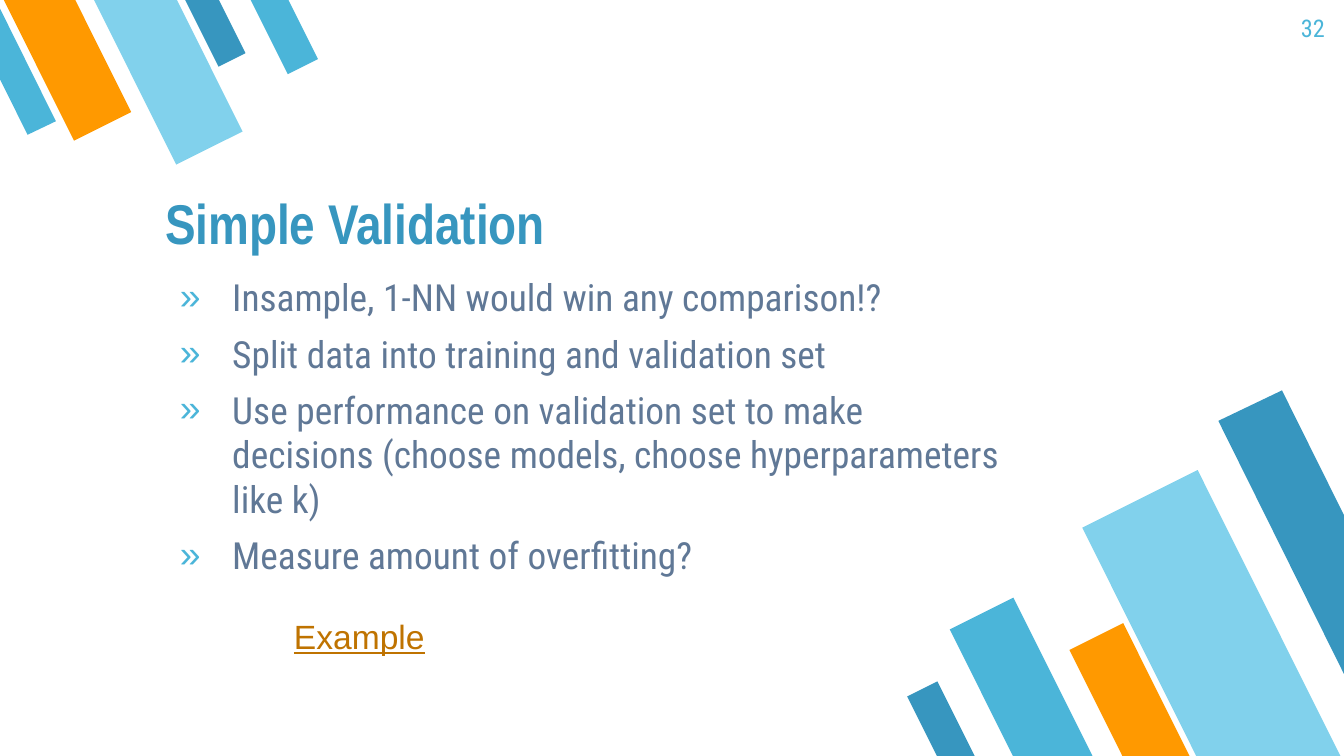
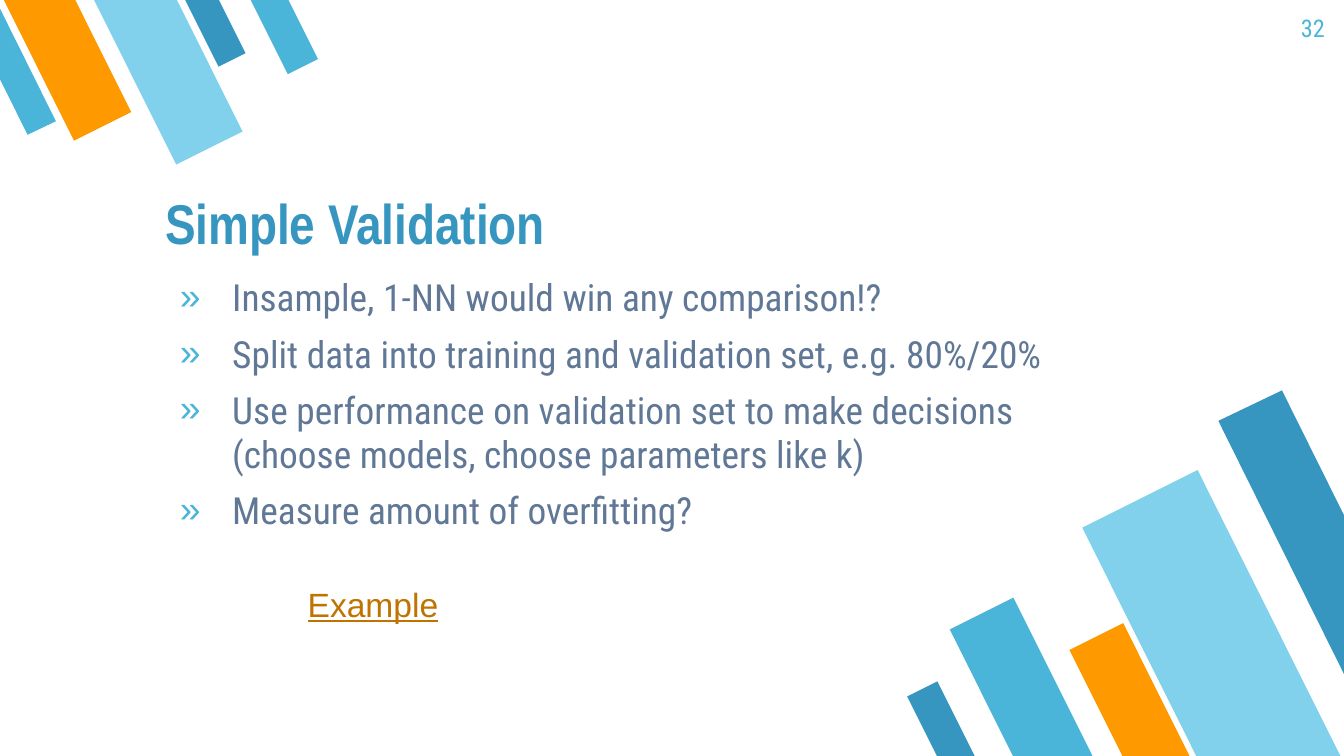
Before and after one commit to mayer79/ml_lecture, a slide deck: slide 32 of slides/ML_Lecture.pptx. Drawn at 1344x756 pixels with LibreOffice and Linux fonts; fonts in the diff are those of the drawing. Boxes give left, top, right and bottom in pixels: in the first picture for what was removed or moved away, otherwise in the second. Text is boxed around its words. In the diff, an @@ line names an element or a change of style, - is before the commit and + after.

```diff
--- a/slides/ML_Lecture.pptx
+++ b/slides/ML_Lecture.pptx
@@ text at box(232, 340, 1041, 476): text changed @@
-» Split data into training and validation set
-» Use performance on validation set to make decisions (choose models, choose hyperparameters like k)
+» Split data into training and validation set, e.g. 80%/20%
+» Use performance on validation set to make decisions (choose models, choose parameters like k)
@@ text "Example": place and size @@
-text "Example" at box(294, 624, 425, 655)
+text "Example" at box(308, 592, 439, 623)
```
Also in this commit, not shown: 5 other slides changed, 4 other files.
